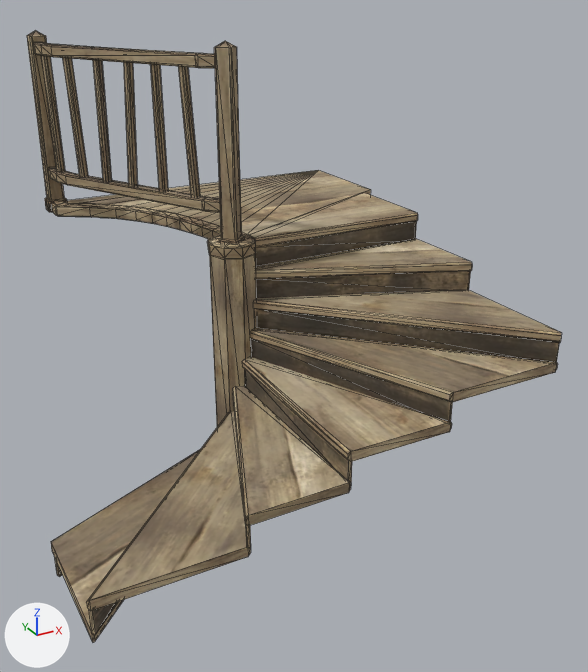
The glTF model public/models/spiral-stairs.wood.glb as it was, and as the next commit left it.
Both versions are drawn from a 50 mm lens placed at (-1.99, -4.42, 2.98), pointed at (0.29, -0.27, 0.91). The axes (+X, +Y, +Z) are drawn at lower left. The lights are the same throughout. The older version comes first. Mesh edges are drawn as thin lines. Vertices at exactly the same position are counted once.

Objects in the first picture: 'spiral-stairs.wood'.
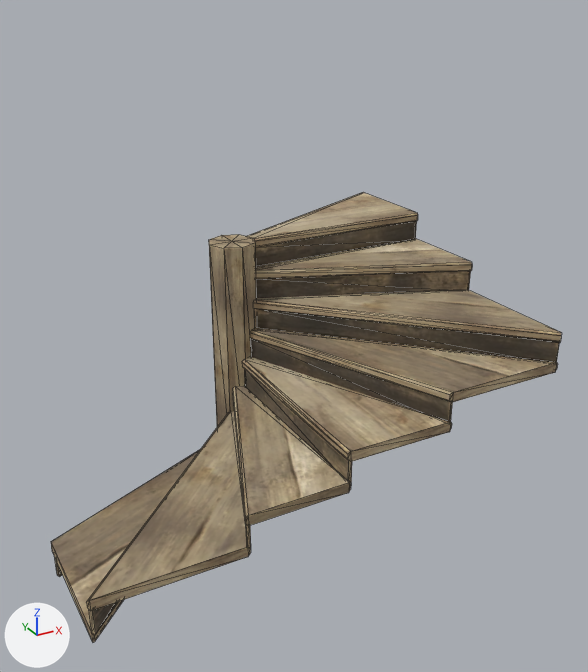
Diff of the bpy script that builds the scene:
```diff
--- a/public/models/spiral-stairs.wood.glb.py
+++ b/public/models/spiral-stairs.wood.glb.py
@@ me_spiral_stairs_wood @@
 # used by ob_spiral_stairs_wood; location = (0.0, 0.0, 0.0)
-me_spiral_stairs_wood.from_pydata(...)  # 673 vertices, 998 faces; spans x -1.41..1.5, y -1.42..1.56, z -0.01..2.66
+me_spiral_stairs_wood.from_pydata(...)  # 210 vertices, 304 faces; spans x -1.41..1.42, y -1.42..0.68, z -0.01..1.5
+# me_spiral_stairs_wood part 1: 11 loose pieces with 318 vertices, spanning x -0.77..0.1, y -0.08..1.56, z 1.43..2.66, are deleted
+# me_spiral_stairs_wood part 2
+# 145 vertices are removed from x -0.75..1.5, y -0.15..1.5, z 1.43..1.51
+# 259 faces are deleted
+# 29 new faces join them
 me_spiral_stairs_wood.materials.append(mat_atlas_wood_stone_metal)
```

Where the change shows, as pixel boxes [x1, y1, x2, y2] in the pictures (588 x 672 px):
'spiral-stairs.wood', reshaped (26% shorter): before [27, 31, 562, 642]; after [51, 192, 562, 642]
part 1 of me_spiral_stairs_wood, deleted (brown): before [27, 31, 244, 244]
part 2 of me_spiral_stairs_wood, cut back: before [52, 170, 371, 427]; after [209, 194, 358, 427]
